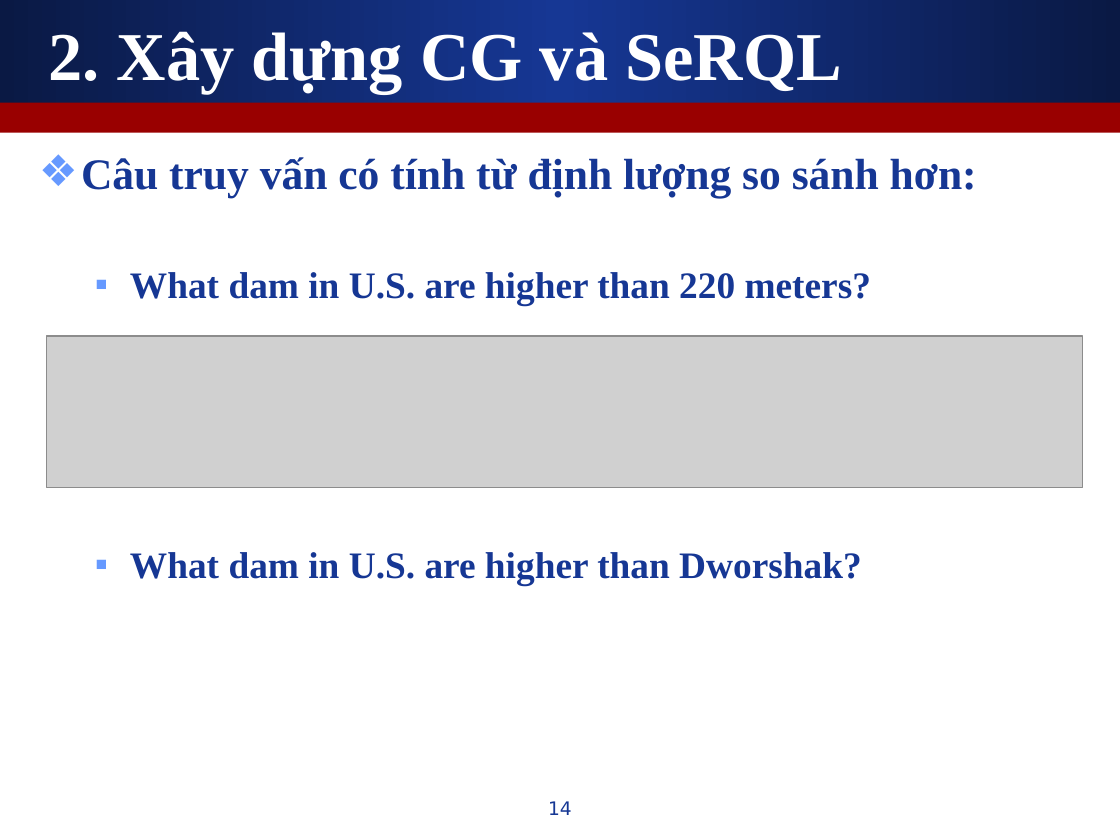
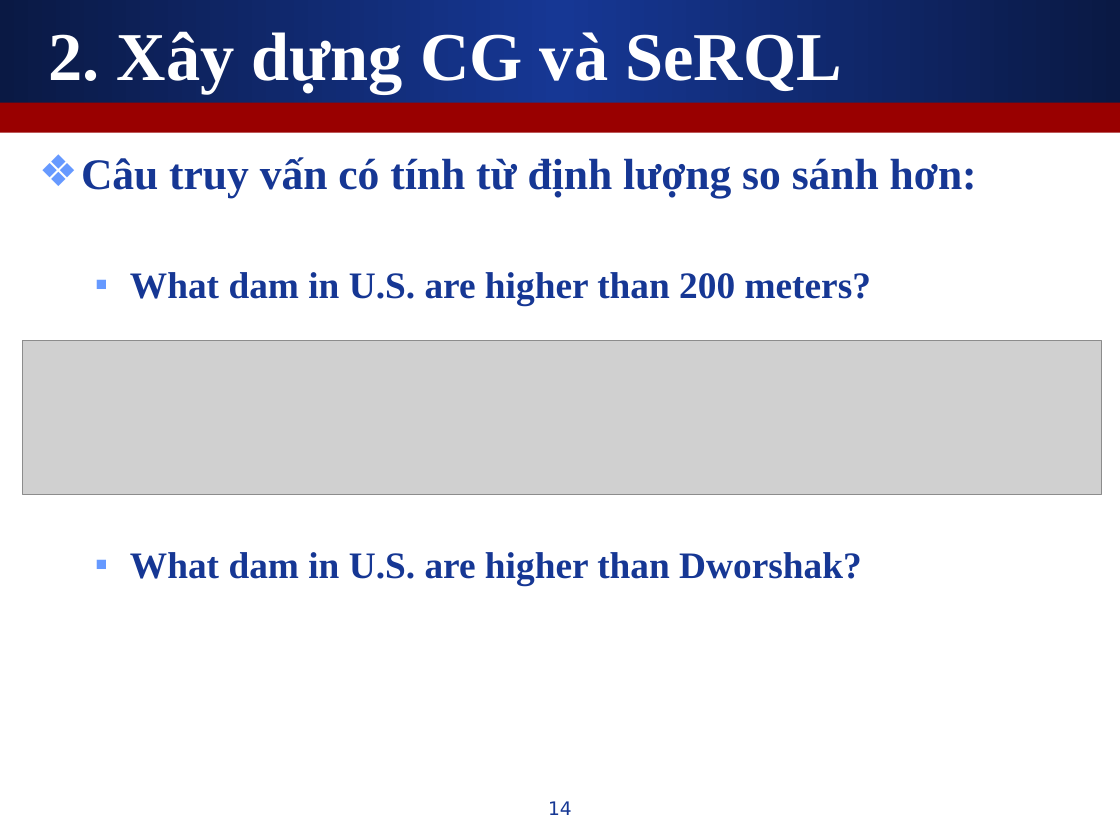
Before and after one commit to leaderwing/kt-kimres, a slide deck: slide 14 of note/[Thesis] Presentation.ppt. Drawn at 1120x840 pixels with LibreOffice and Linux fonts; fonts in the diff are those of the drawing; grey boxes stand for pictures. Boxes give left, top, right and bottom in pixels: in the first picture for what was removed or moved away, otherwise in the second. Text is boxed around its words. In the diff, an @@ line names an element or a change of style, - is before the commit and + after.

```diff
--- a/note/[Thesis] Presentation.ppt
+++ b/note/[Thesis] Presentation.ppt
@@ text at (130, 272, 871, 306): text changed @@
-  ▪ What dam in U.S. are higher than 220 meters?
+  ▪ What dam in U.S. are higher than 200 meters?
@@ picture: place and size @@
-picture at (47, 336, 1083, 487)
+picture at (22, 340, 1101, 494)
```
Also in this commit, not shown: 7 other slides changed.
